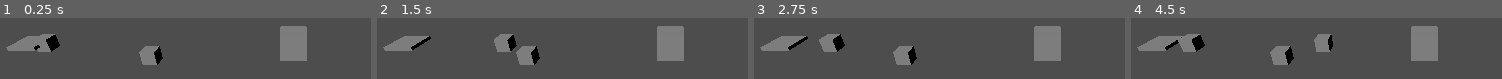
Above: before the commit, frames 1-4 (left to right).
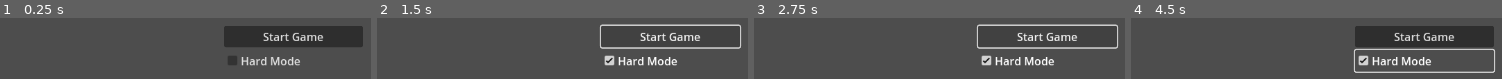
Above: after the commit, the same moments.

Repository: potatozepp/GPT-Test
Game: Godot game, scene res://main.tscn
Two runs of this game, one before a commit and one after it. Both use one fixed random seed, a clock stepped at 60 frames per second and the inputs below.
Inputs (mouse positions are in pixels of both pictures, inside the frame that each line leads up to):
- Up to frame 1 (0.25 s): no input
- Up to frame 2 (1.5 s): click (670, 60) at 0.5 s, where only the run after the commit has a clickable "Hard Mode"; click (670, 36) at 1.25 s, where only the run after the commit has a clickable "Start Game"
- Up to frame 3 (2.75 s): click (1047, 36) at 2 s, where only the run after the commit has a clickable "Start Game"
- Up to frame 4 (4.5 s): click (1424, 60) at 2.75 s, where only the run after the commit has a clickable "Hard Mode"; click (1424, 36) at 3.5 s, where only the run after the commit has a clickable "Start Game"; click (1424, 60) at 4.25 s, where only the run after the commit has a clickable "Hard Mode"

The runs differ from the first frame. In frame 1, 20% of the frame differs, in the area x 1-98%, y 13-79%; in frame 2, 14%; in frame 3, 14%; in frame 4, 24%, in the area x 1-99%, y 13-91%.
Error after the commit: Parse Error: Expected indented block after function declaration. (res://main.gd:25)

Commit message:
Add start menu, player movement, and basic settings

Diff:
--- /dev/null
+++ b/assets/models/player.tscn
@@ -0,0 +1,12 @@
+[gd_scene load_steps=3 format=3 uid="uid://player"]
+
+[ext_resource type="Script" path="res://player.gd" id="1"]
+
+[sub_resource type="BoxMesh" id="1"]
+size = Vector3(1, 1, 1)
+
+[node name="Player" type="Node3D"]
+script = ExtResource("1")
+
+[node name="Mesh" type="MeshInstance3D" parent="."]
+mesh = SubResource("1")
--- a/main.gd
+++ b/main.gd
@@ -4,53 +4,79 @@
 var TowerScene = preload("res://assets/models/tower.tscn")
 var PathScene = preload("res://assets/models/path.tscn")
 var CoreScene = preload("res://assets/models/core.tscn")
+var PlayerScene = preload("res://assets/models/player.tscn")
 
 var path_positions: Array = []
 var spawn_time := 0.0
+var spawn_interval := 2.0
+var game_started := false
 var available_slots := [
-	Vector3(-15, 0, 0),
-	Vector3(-10, 0, 5),
-	Vector3(-5, 0, 5),
-	Vector3(-5, 0, 0)
+Vector3(-15, 0, 0),
+Vector3(-10, 0, 5),
+Vector3(-5, 0, 5),
+Vector3(-5, 0, 0)
 ]
 var next_slot := 0
+var player
+
+@onready var start_button = $CanvasLayer/Control/VBoxContainer/StartButton
+@onready var hard_mode = $CanvasLayer/Control/VBoxContainer/HardMode
 
 func _ready() -> void:
-	var core = CoreScene.instantiate()
-	core.position = Vector3(0, 0, 0)
-	add_child(core)
-	path_positions = [Vector3(-20, 0, 0), core.position]
-	var start_path = PathScene.instantiate()
-	start_path.position = path_positions[0]
-	start_path.add_to_group("paths")
-	add_child(start_path)
-	var tower = TowerScene.instantiate()
-	tower.position = Vector3(-10, 0, 2)
-	add_child(tower)
-	set_process(true)
-	set_process_input(true)
+var core = CoreScene.instantiate()
+core.position = Vector3(0, 0, 0)
+add_child(core)
+path_positions = [Vector3(-20, 0, 0), core.position]
+var start_path = PathScene.instantiate()
+start_path.position = path_positions[0]
+start_path.add_to_group("paths")
+add_child(start_path)
+var tower = TowerScene.instantiate()
+tower.position = Vector3(-10, 0, 2)
+add_child(tower)
+player = PlayerScene.instantiate()
+player.position = Vector3(0, 0, -5)
+add_child(player)
+player.set_physics_process(false)
+start_button.pressed.connect(start_game)
+set_process(true)
+set_process_input(true)
+
+func start_game() -> void:
+game_started = true
+$CanvasLayer.hide()
+if hard_mode.button_pressed:
+spawn_interval = 1.0
+else:
+spawn_interval = 2.0
+spawn_time = spawn_interval
+player.set_physics_process(true)
 
 func _input(event: InputEvent) -> void:
-	if event.is_action_pressed("place_path"):
-		if next_slot < available_slots.size():
-			add_path_segment(available_slots[next_slot])
-			next_slot += 1
+if not game_started:
+return
+if event.is_action_pressed("place_path"):
+if next_slot < available_slots.size():
+add_path_segment(available_slots[next_slot])
+next_slot += 1
 
 func add_path_segment(pos: Vector3) -> void:
-	path_positions.insert(path_positions.size() - 1, pos)
-	var p = PathScene.instantiate()
-	p.position = pos
-	p.add_to_group("paths")
-	add_child(p)
+path_positions.insert(path_positions.size() - 1, pos)
+var p = PathScene.instantiate()
+p.position = pos
+p.add_to_group("paths")
+add_child(p)
 
 func _process(delta: float) -> void:
-	spawn_time -= delta
-	if spawn_time <= 0:
-		spawn_enemy()
-		spawn_time = 2.0
+if not game_started:
+return
+spawn_time -= delta
+if spawn_time <= 0:
+spawn_enemy()
+spawn_time = spawn_interval
 
 func spawn_enemy() -> void:
-	var enemy = EnemyScene.instantiate()
-	enemy.position = path_positions[0]
-	add_child(enemy)
-	enemy.add_to_group("enemies")
+var enemy = EnemyScene.instantiate()
+enemy.position = path_positions[0]
+add_child(enemy)
+enemy.add_to_group("enemies")
--- a/main.tscn
+++ b/main.tscn
@@ -12,3 +12,25 @@
 
 [node name="DirectionalLight3D" type="DirectionalLight3D" parent="."]
 rotation_degrees = Vector3(-45, 0, 0)
+
+[node name="CanvasLayer" type="CanvasLayer" parent="."]
+
+[node name="Control" type="Control" parent="CanvasLayer"]
+anchor_right = 1.0
+anchor_bottom = 1.0
+
+[node name="VBoxContainer" type="VBoxContainer" parent="CanvasLayer/Control"]
+anchor_left = 0.5
+anchor_top = 0.5
+anchor_right = 0.5
+anchor_bottom = 0.5
+offset_left = -100.0
+offset_top = -50.0
+offset_right = 100.0
+offset_bottom = 50.0
+
+[node name="StartButton" type="Button" parent="CanvasLayer/Control/VBoxContainer"]
+text = "Start Game"
+
+[node name="HardMode" type="CheckBox" parent="CanvasLayer/Control/VBoxContainer"]
+text = "Hard Mode"
--- /dev/null
+++ b/player.gd
@@ -0,0 +1,17 @@
+extends Node3D
+
+@export var speed := 5.0
+
+func _physics_process(delta: float) -> void:
+    var input_dir := Vector3.ZERO
+    if Input.is_action_pressed("move_forward"):
+        input_dir.z -= 1
+    if Input.is_action_pressed("move_backward"):
+        input_dir.z += 1
+    if Input.is_action_pressed("move_left"):
+        input_dir.x -= 1
+    if Input.is_action_pressed("move_right"):
+        input_dir.x += 1
+    if input_dir != Vector3.ZERO:
+        input_dir = input_dir.normalized()
+        translate(input_dir * speed * delta)
--- a/project.godot
+++ b/project.godot
@@ -24,3 +24,31 @@
 "type": "key"
 }]
 }
+move_forward={
+"deadzone": 0.5,
+"events": [{
+"keycode": 87,
+"type": "key"
+}]
+}
+move_backward={
+"deadzone": 0.5,
+"events": [{
+"keycode": 83,
+"type": "key"
+}]
+}
+move_left={
+"deadzone": 0.5,
+"events": [{
+"keycode": 65,
+"type": "key"
+}]
+}
+move_right={
+"deadzone": 0.5,
+"events": [{
+"keycode": 68,
+"type": "key"
+}]
+}
Not shown, added: player.gd.uid
Not shown, changed: README.md
